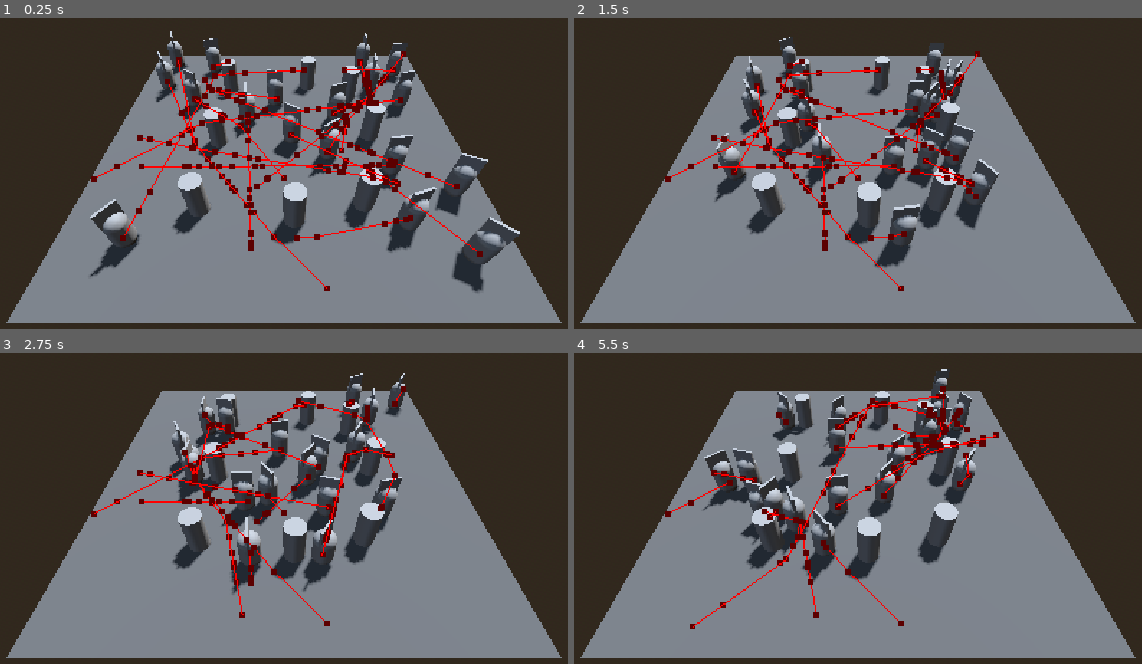
Above: before the commit, frames 1-4 (two rows, left to right).
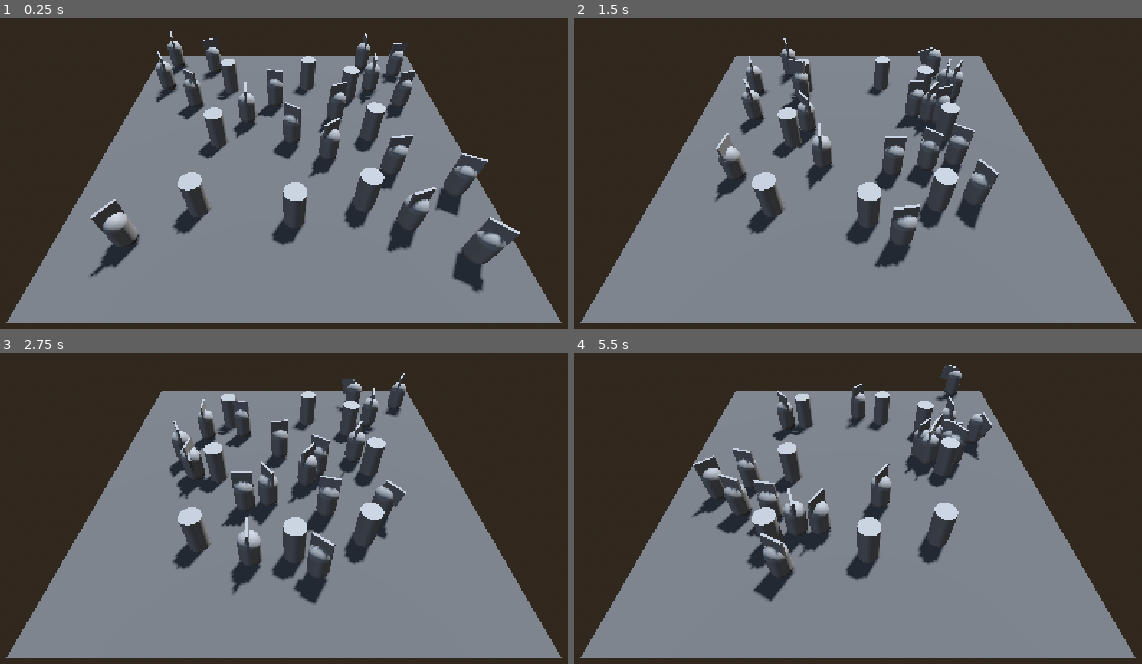
Above: after the commit, the same moments.

Repository: Flogah/chimera
Game: Godot game, scene res://scenes/test_areas/test_npc_ai.tscn
Same seed, same stepped clock (60 frames per second), same inputs: the game is played once before the commit and once after it. The project has no main scene, so this scene is started directly.
Inputs:
- Up to frame 1 (0.25 s): no input
- Up to frame 2 (1.5 s): no input
- Up to frame 3 (2.75 s): no input
- Up to frame 4 (5.5 s): no input

The runs differ from the first frame. In frame 1, 4.2% of the frame differs, in the area x 16-86%, y 10-88%; in frame 2, 3.4%; in frame 3, 4.5%; in frame 4, 9.5%, in the area x 16-75%, y 3-89%.

Commit message:
added a simple attack at the end of the walk

Diff:
--- a/godot-chimera/scenes/test_areas/agent.tscn
+++ b/godot-chimera/scenes/test_areas/agent.tscn
@@ -4,6 +4,7 @@
 [ext_resource type="Script" uid="uid://dyhj68uu5cf1y" path="res://scripts/state_machine/state_machine.gd" id="2_es3lf"]
 [ext_resource type="Script" uid="uid://bikdfogaquedb" path="res://scripts/state_machine/states/idle.gd" id="3_we4hy"]
 [ext_resource type="Script" uid="uid://t1iltwrh3vih" path="res://scripts/state_machine/states/random_walk.gd" id="4_es3lf"]
+[ext_resource type="Script" uid="uid://bbnhtix0c3xu1" path="res://scripts/state_machine/states/attack.gd" id="5_we4hy"]
 
 [sub_resource type="CapsuleMesh" id="CapsuleMesh_ifpyu"]
 
@@ -11,6 +12,66 @@
 size = Vector3(0.11743164, 1, 1)
 
 [sub_resource type="CapsuleShape3D" id="CapsuleShape3D_ifpyu"]
+
+[sub_resource type="Animation" id="Animation_j77wx"]
+length = 0.001
+tracks/0/type = "value"
+tracks/0/imported = false
+tracks/0/enabled = true
+tracks/0/path = NodePath("../../MeshInstance3D2:position")
+tracks/0/interp = 1
+tracks/0/loop_wrap = true
+tracks/0/keys = {
+"times": PackedFloat32Array(0),
+"transitions": PackedFloat32Array(1),
+"update": 0,
+"values": [Vector3(0, 2, 0)]
+}
+tracks/1/type = "value"
+tracks/1/imported = false
+tracks/1/enabled = true
+tracks/1/path = NodePath("../../MeshInstance3D2:rotation")
+tracks/1/interp = 1
+tracks/1/loop_wrap = true
+tracks/1/keys = {
+"times": PackedFloat32Array(0),
+"transitions": PackedFloat32Array(1),
+"update": 0,
+"values": [Vector3(0, 0, 0)]
+}
+
+[sub_resource type="Animation" id="Animation_o3lxc"]
+resource_name = "attack"
+tracks/0/type = "value"
+tracks/0/imported = false
+tracks/0/enabled = true
+tracks/0/path = NodePath("../../MeshInstance3D2:position")
+tracks/0/interp = 1
+tracks/0/loop_wrap = true
+tracks/0/keys = {
+"times": PackedFloat32Array(0, 0.28, 0.4, 1),
+"transitions": PackedFloat32Array(1, 1, 1, 1),
+"update": 0,
+"values": [Vector3(0, 2, 0), Vector3(0, 2.3820891, 0.20941426), Vector3(0, 1.5334101, 0.5363944), Vector3(0, 2, 0)]
+}
+tracks/1/type = "value"
+tracks/1/imported = false
+tracks/1/enabled = true
+tracks/1/path = NodePath("../../MeshInstance3D2:rotation")
+tracks/1/interp = 1
+tracks/1/loop_wrap = true
+tracks/1/keys = {
+"times": PackedFloat32Array(0, 0.28, 0.4, 1),
+"transitions": PackedFloat32Array(1, 1, 1, 1),
+"update": 0,
+"values": [Vector3(0, 0, 0), Vector3(-0.17770098, 0, 0), Vector3(1.9360632, 0, 0), Vector3(1.5707964, 0, 0)]
+}
+
+[sub_resource type="AnimationLibrary" id="AnimationLibrary_bhxjw"]
+_data = {
+&"RESET": SubResource("Animation_j77wx"),
+&"attack": SubResource("Animation_o3lxc")
+}
 
 [node name="Agent" type="CharacterBody3D" unique_id=623580250]
 collision_layer = 2
@@ -34,7 +95,6 @@
 avoidance_enabled = true
 radius = 0.3
 neighbor_distance = 15.0
-debug_enabled = true
 
 [node name="StateMachine" type="Node" parent="." unique_id=851342564 node_paths=PackedStringArray("initial_state")]
 script = ExtResource("2_es3lf")
@@ -56,4 +116,13 @@
 [node name="randomTimer" type="Timer" parent="StateMachine/RandomWalk" unique_id=130942973]
 one_shot = true
 
+[node name="Attack" type="Node" parent="StateMachine" unique_id=1747349171]
+script = ExtResource("5_we4hy")
+state_id = &"attack"
+metadata/_custom_type_script = "uid://b4nipnw2rntbg"
+
+[node name="AttackAnimPlayer" type="AnimationPlayer" parent="StateMachine/Attack" unique_id=1494900851]
+unique_name_in_owner = true
+libraries/ = SubResource("AnimationLibrary_bhxjw")
+
 [connection signal="timeout" from="StateMachine/RandomWalk/randomTimer" to="StateMachine/RandomWalk" method="randomize_target_position"]
--- a/godot-chimera/scripts/state_machine/State.gd
+++ b/godot-chimera/scripts/state_machine/State.gd
@@ -1,4 +1,3 @@
-@abstract
 class_name State extends Node
 
 # must be called to switch to a different state.
--- /dev/null
+++ b/godot-chimera/scripts/state_machine/states/attack.gd
@@ -0,0 +1,13 @@
+extends State
+
+@onready var attack_anim_player: AnimationPlayer = %AttackAnimPlayer
+
+func enter_state(_data: Dictionary = {}) -> void:
+	attack_anim_player.play("attack")
+	attack_anim_player.animation_finished.connect(on_end_attack)
+
+func on_end_attack(_anim_name):
+	switch_state.emit("random_walk")
+
+func exit_state() -> void:
+	attack_anim_player.animation_finished.disconnect(on_end_attack)
--- a/godot-chimera/scripts/state_machine/states/random_walk.gd
+++ b/godot-chimera/scripts/state_machine/states/random_walk.gd
@@ -13,9 +13,9 @@
 	if !random_timer:
 		random_timer = Timer.new()
 		random_timer.one_shot = true
-		random_timer.timeout.connect(randomize_target_position)
 		add_child(random_timer)
 
+	random_timer.timeout.connect(randomize_target_position)
 	nav_agent.velocity_computed.connect(on_velocity_computed)
 
 func physics_update(_delta: float) -> void:
@@ -30,8 +30,7 @@
 		on_velocity_computed(new_velocity)
 
 	if nav_agent.is_navigation_finished():
-		if random_timer.is_stopped():
-			random_timer.start(randf_range(.5, 1.5))
+		switch_state.emit("attack")
 
 	var rot_speed = 4.0
 	var target_rot = dir.signed_angle_to(Vector3.MODEL_FRONT, Vector3.DOWN)
@@ -43,6 +42,7 @@
 
 func exit_state() -> void:
 	nav_agent.velocity_computed.disconnect(on_velocity_computed)
+	random_timer.timeout.disconnect(randomize_target_position)
 
 func random_vector3(bound: Vector3) -> Vector3:
 	var rand_vec:Vector3 = Vector3.ZERO
Not shown, added: godot-chimera/scripts/state_machine/states/attack.gd.uid
